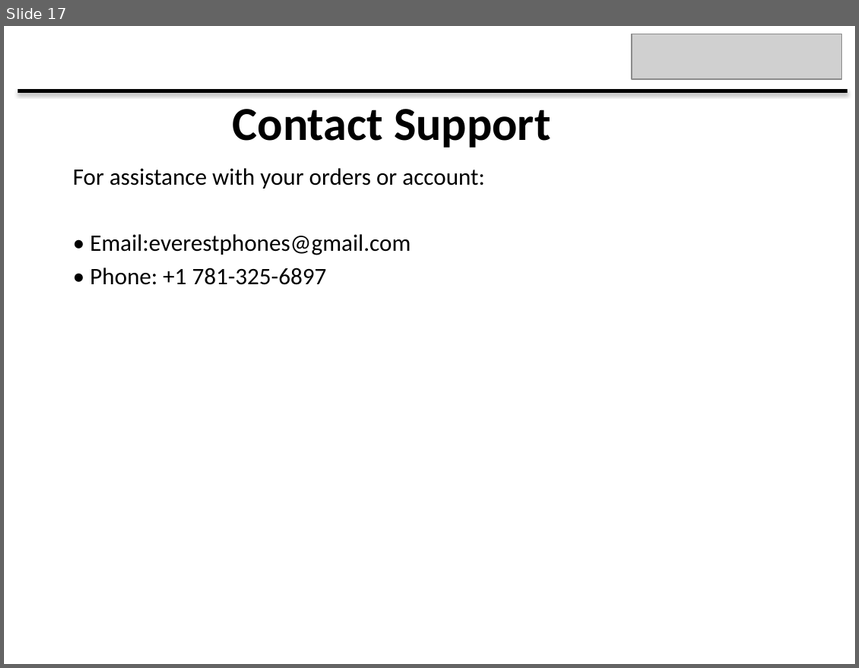
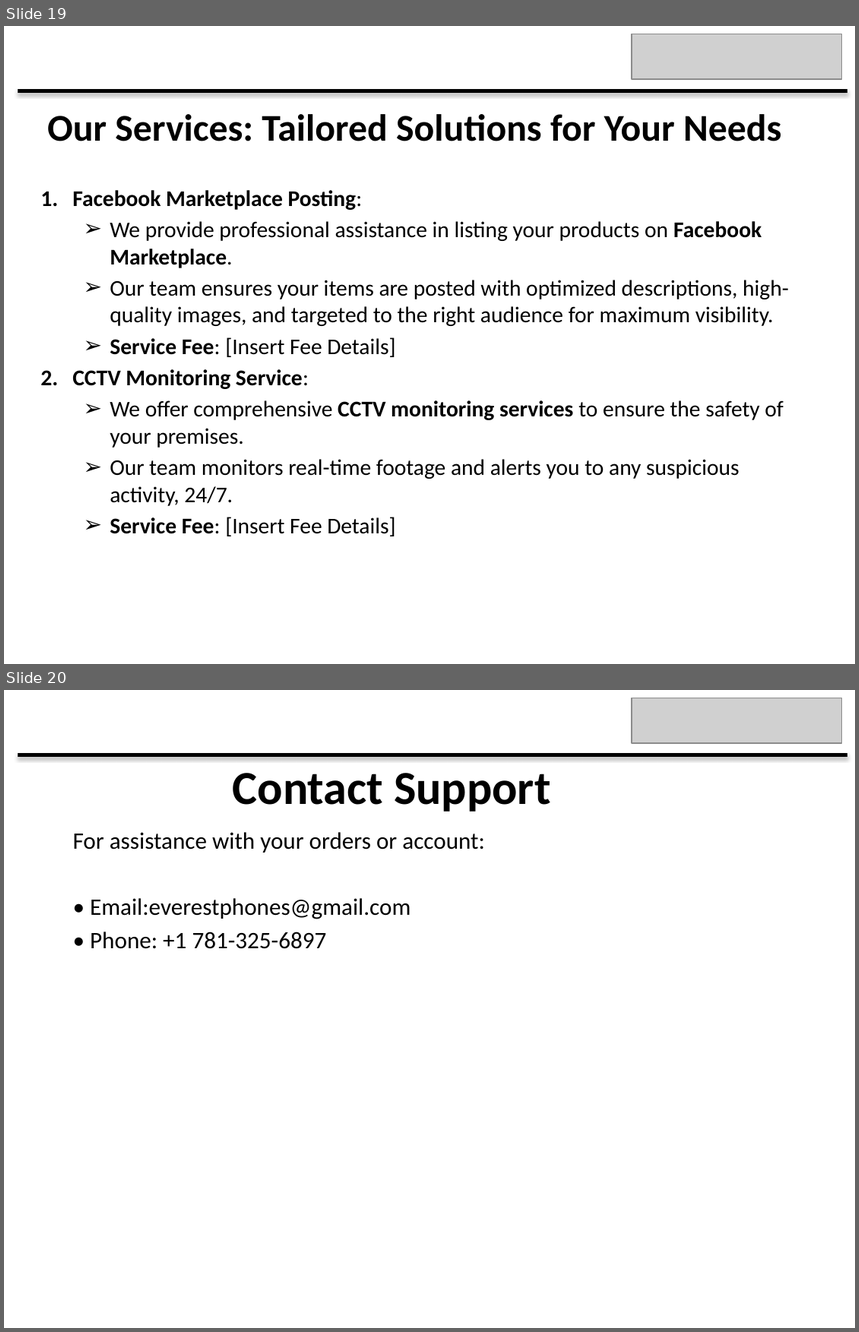
Before and after one commit to bidhan948/EP-PRESNETATION, a slide deck: Everest_Phones_Final_Presentation.pptx. Shown one above the other, each under a label of ours: slide 17 before the commit, slides 19 and 20 after it. The pictures are 859x668 and 859x1332 pixels, drawn with LibreOffice and Linux fonts; fonts in the diff are those of the drawing; grey boxes stand for pictures. Boxes give left, top, right and bottom in pixels: in the first picture for what was removed or moved away, otherwise in the second. Text is boxed around its words. In the diff, an @@ line names an element or a change of style, - is before the commit and + after.

Commit message:
DONE

```diff
--- a/Everest_Phones_Final_Presentation.pptx
+++ b/Everest_Phones_Final_Presentation.pptx
@@ slide 19 added at (x1=4, y1=26, x2=855, y2=664), background #FFFFFF @@
@@ picture added at (x1=633, y1=34, x2=842, y2=80) @@
@@ line added from (18, 91) to (848, 91), #000000 3 pt @@
@@ title added at (x1=47, y1=114, x2=781, y2=142), 32 pt, text #000000, bold @@
+Our Services: Tailored Solutions for Your Needs
@@ text added at (x1=72, y1=190, x2=789, y2=537), 19 pt, text #000000 @@
+1. Facebook Marketplace Posting:
+  ➢ We provide professional assistance in listing your products on Facebook Marketplace.
+  ➢ Our team ensures your items are posted with optimized descriptions, high-quality images, and targeted to the right audience for maximum visibility.
+  ➢ Service Fee: [Insert Fee Details]
+2. CCTV Monitoring Service:
+  ➢ We offer comprehensive CCTV monitoring services to ensure the safety of your premises.
+  ➢ Our team monitors real-time footage and alerts you to any suspicious activity, 24/7.
+  ➢ Service Fee: [Insert Fee Details]
@@ what was slide 17 is now slide 20 @@
```
Also in this commit, not shown: 1 slide changed, 2 other slides added.
